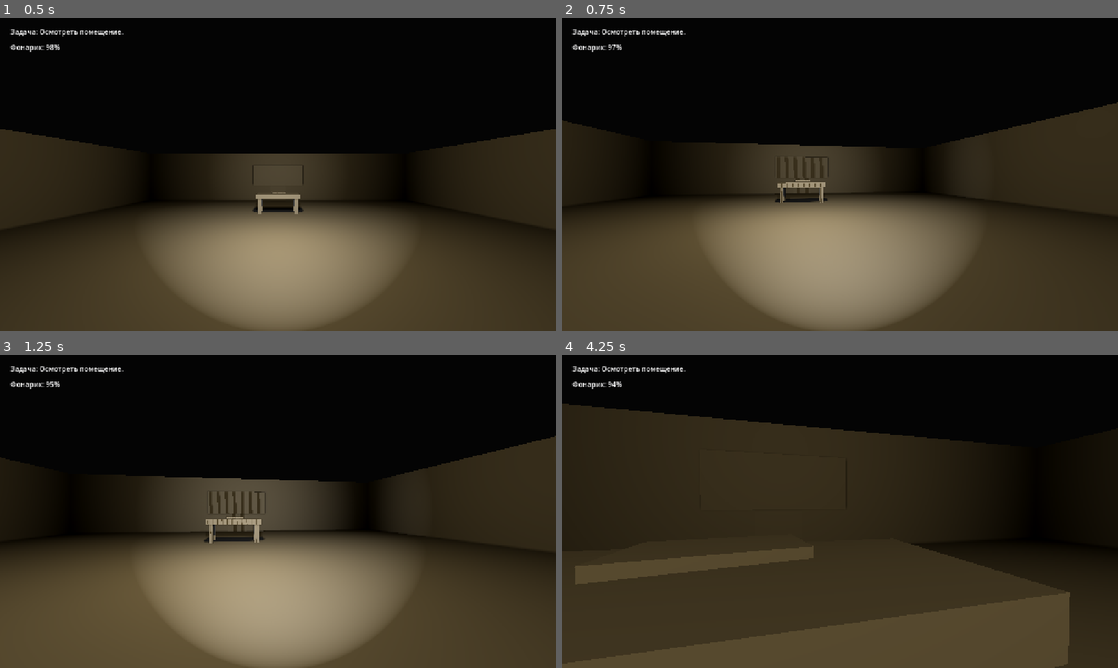
Above: before the commit, frames 1-4 (two rows, left to right).
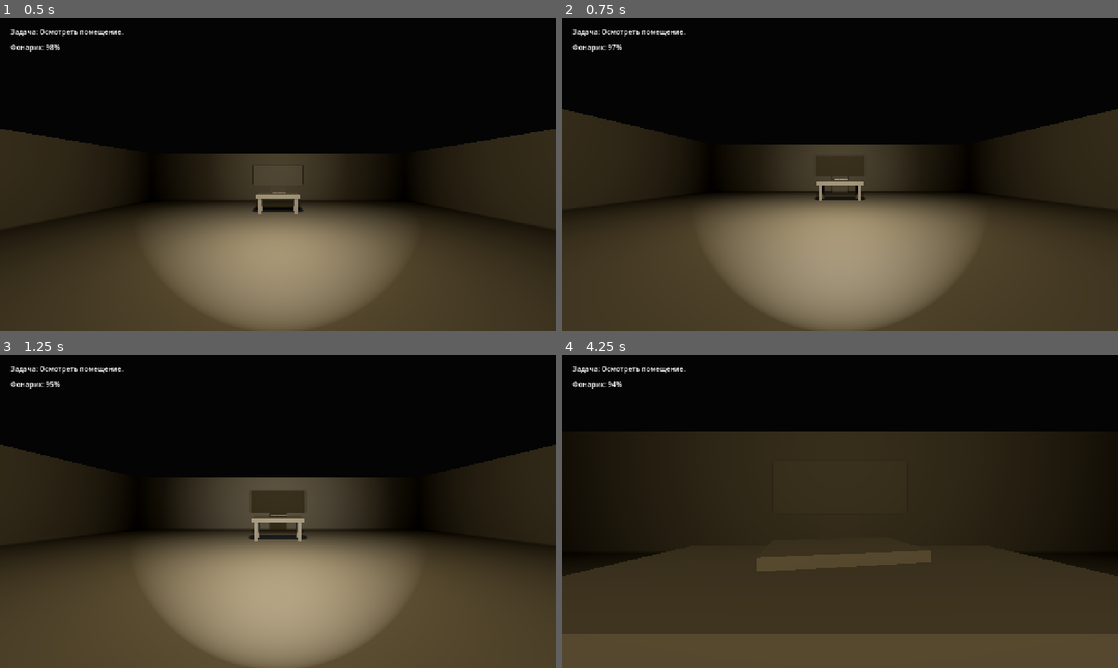
Above: after the commit, the same moments.

Repository: True-Ruslan/godot-simple-tamplate
Game: Godot game, scene res://game/scenes/Main.tscn
Same seed, same stepped clock (60 frames per second), same inputs: the game is played once before the commit and once after it.
Inputs (mouse positions are in pixels of both pictures, inside the frame that each line leads up to):
- Up to frame 1 (0.5 s): no input
- Up to frame 2 (0.75 s): tap Enter at 0.5 s; move the mouse to (867, 174) at 0.52 s; hold W (move_forward) from 0.53 s (still down); hold Ctrl (crouch) from 0.53 s (still down)
- Up to frame 3 (1.25 s): keep holding W (move_forward); keep holding Ctrl (crouch)
- Up to frame 4 (4.25 s): keep holding W (move_forward); move the mouse to (812, 511) at 1.27 s; release Ctrl (crouch) at 1.28 s; tap F (flashlight_toggle) at 1.35 s; move the mouse to (851, 505) at 2.02 s; hold E (interact) 2.03-2.78 s; move the mouse to (834, 517) at 2.77 s; tap Shift (sprint) at 2.85 s; tap Space at 3.5 s; move the mouse to (878, 514) at 3.52 s; hold Ctrl (crouch) from 3.53 s (still down)

Frame 1 is identical in both runs. In frame 2, 7.1% of the frame differs, in the area x 0-100%, y 26-61%; in frame 3, 9.0%; in frame 4, 11%, in the area x 0-100%, y 15-100%.

Commit message:
feat: let menu control initial mouse state

Diff:
--- a/game/scripts/core/Main.gd
+++ b/game/scripts/core/Main.gd
@@ -2,7 +2,6 @@
 
 func _ready() -> void:
     process_mode = Node.PROCESS_MODE_ALWAYS
-    Input.set_mouse_mode(Input.MOUSE_MODE_CAPTURED)
     ObjectiveManager.set_objective("Найти записку и проверить дверь.")
 
 func _unhandled_input(event: InputEvent) -> void:
